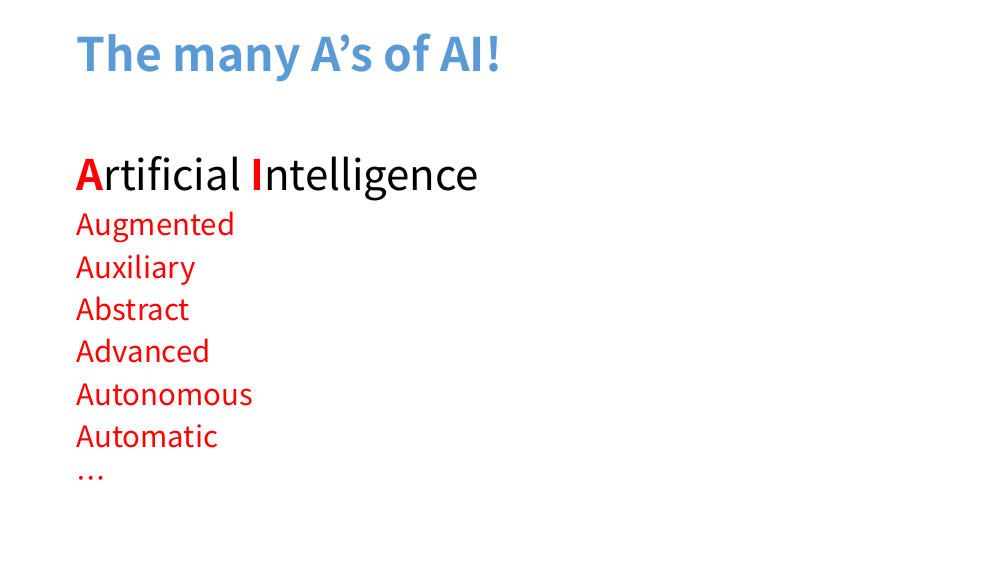
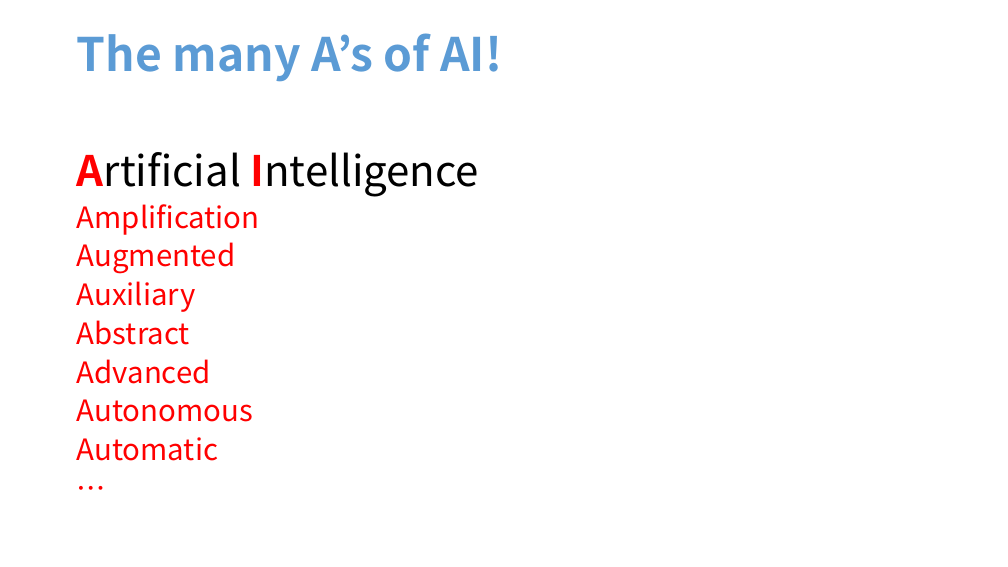
Before and after one commit to FrankNielsen/FrankNielsen.github.io, a slide deck: slide 2 of PPTX/Cards-November2023.pptx. Drawn at 1008x567 pixels with LibreOffice and Linux fonts; fonts in the diff are those of the drawing. Boxes give left, top, right and bottom in pixels: in the first picture for what was removed or moved away, otherwise in the second. Text is boxed around its words. In the diff, an @@ line names an element or a change of style, - is before the commit and + after.

```diff
--- a/PPTX/Cards-November2023.pptx
+++ b/PPTX/Cards-November2023.pptx
@@ text at <box>77,152,479,461</box>: line spacing 0.9 to 0.8 @@
@@ text at <box>77,204,260,235</box>: paragraph added @@
+Amplification
```
Also in this commit, not shown: 8 other files.
